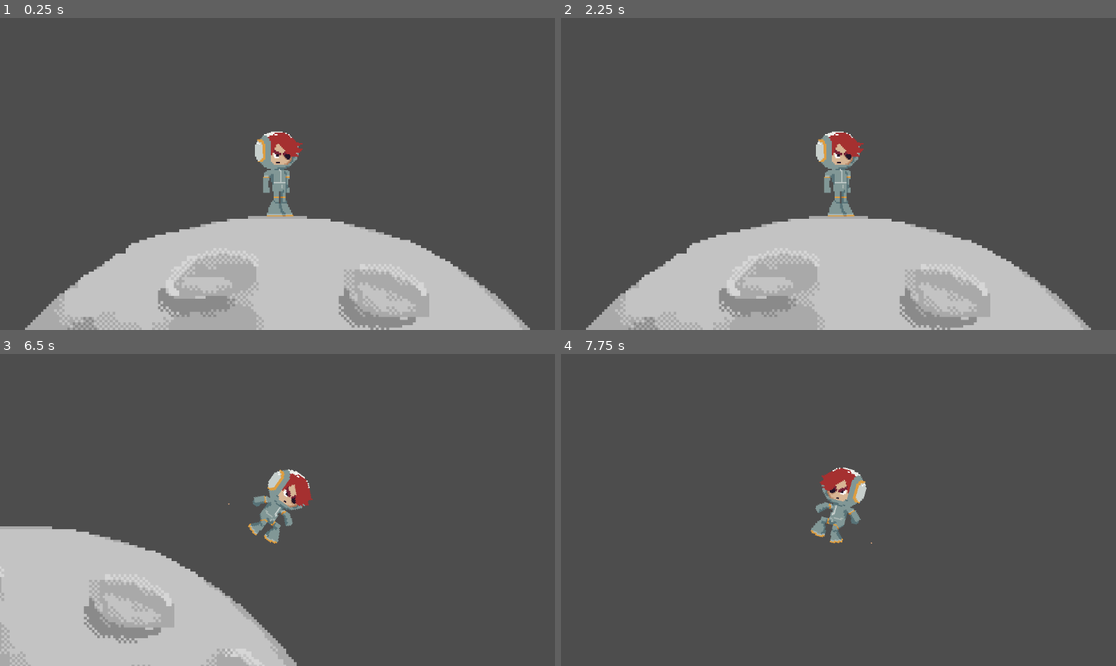
Above: before the commit, frames 1-4 (two rows, left to right).
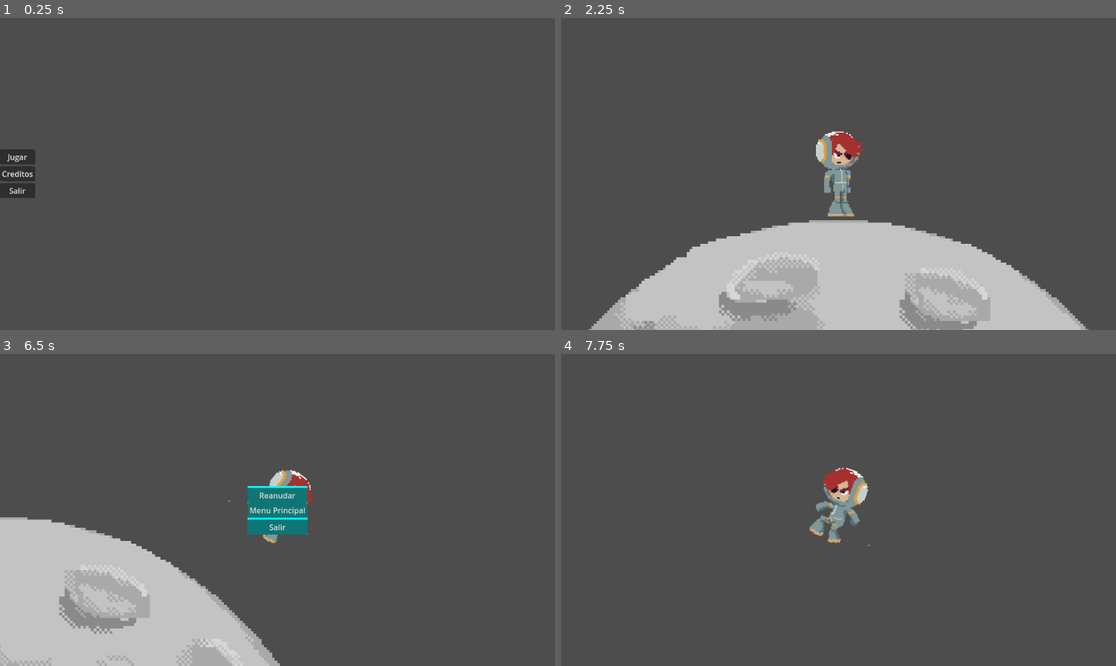
Above: after the commit, the same moments.

Repository: ezTomas/GMTK-GameJam
Game: Godot game, scene res://menu_principal.tscn
Same seed, same stepped clock (60 frames per second), same inputs: the game is played once before the commit and once after it. Before the commit the project starts from res://mundo.tscn.
Inputs (mouse positions are in pixels of both pictures, inside the frame that each line leads up to):
- Up to frame 1 (0.25 s): no input
- Up to frame 2 (2.25 s): click (577, 174) at 0.5 s, where only the run after the commit has a clickable "Creditos"; click (588, 24) at 1.25 s, where only the run after the commit has a clickable "M enu Principal"; click (577, 158) at 2 s, where only the run after the commit has a clickable "Jugar"
- Up to frame 3 (6.5 s): tap Enter (ui_accept) at 2.75, 3.02, 3.77, 5.27, 6.02 s; hold Right (ui_right) 2.78-3.53 s; hold Left (ui_left) 3.53-4.28 s; hold Right (ui_right) 4.28-5.78 s; hold Left (ui_left) from 5.78 s (still down); tap Escape (Escape, bound only after the commit) at 6.4 s
- Up to frame 4 (7.75 s): release Left (ui_left) at 6.5 s; click (838, 494) at 6.5 s, where only the run after the commit has a clickable "Reanudar"; hold Left (ui_left) from 7.28 s (still down); tap Enter (ui_accept) at 7.52 s

The runs differ from the first frame. In frame 1, 25% of the frame differs, in the area x 0-96%, y 36-100%; in frame 2, 3.6%; in frame 3, 6.3%; in frame 4, 0.6%.

Commit message:
interfaces

Diff:
--- a/gmtk-gamejam/Player.gd
+++ b/gmtk-gamejam/Player.gd
@@ -4,8 +4,13 @@
 @onready var ray_cast_2d: RayCast2D = $RayCast2D
 @onready var animated_sprite_2d: AnimatedSprite2D = $AnimatedSprite2D
 
+@onready var menupausa: CanvasLayer = $Pausa
+
+
 const SPEED = 50
 const JUMP_FORCE = -1500
+
+
 
 func _physics_process(delta: float) -> void:
 	var direccion = Input.get_axis("ui_left", "ui_right")
@@ -14,7 +19,6 @@
 
 	if _on_floor() and Input.is_action_just_pressed("ui_accept"):
 		force += JUMP_FORCE * planetaDireccion
-
 
 	if direccion:
 		lock_rotation = false
--- a/gmtk-gamejam/Player.tscn
+++ b/gmtk-gamejam/Player.tscn
@@ -1,7 +1,8 @@
-[gd_scene load_steps=11 format=3 uid="uid://ddb2htlgb567v"]
+[gd_scene load_steps=12 format=3 uid="uid://ddb2htlgb567v"]
 
 [ext_resource type="Script" uid="uid://3xw5xx6poe7t" path="res://Player.gd" id="1_kpjcp"]
 [ext_resource type="Texture2D" uid="uid://b3h0y22w3s200" path="res://Assets/loop_char.png" id="2_kne1u"]
+[ext_resource type="PackedScene" uid="uid://bwege8qxc6m6u" path="res://pausa.tscn" id="3_kne1u"]
 
 [sub_resource type="RectangleShape2D" id="RectangleShape2D_e80uo"]
 size = Vector2(64, 45)
@@ -83,3 +84,5 @@
 sprite_frames = SubResource("SpriteFrames_wi0c6")
 animation = &"Jump"
 flip_h = true
+
+[node name="Pausa" parent="." instance=ExtResource("3_kne1u")]
--- /dev/null
+++ b/gmtk-gamejam/creditos.gd
@@ -0,0 +1,7 @@
+extends Control
+
+
+
+
+func _on_button_pressed() -> void:
+	get_tree().change_scene_to_file("res://menu_principal.tscn")
--- /dev/null
+++ b/gmtk-gamejam/creditos.tscn
@@ -0,0 +1,52 @@
+[gd_scene load_steps=2 format=3 uid="uid://5bb4r5l1clk0"]
+
+[ext_resource type="Script" uid="uid://4p5jpckqclh8" path="res://creditos.gd" id="1_ilafw"]
+
+[node name="Creditos" type="Control"]
+process_mode = 3
+layout_mode = 3
+anchors_preset = 15
+anchor_right = 1.0
+anchor_bottom = 1.0
+grow_horizontal = 2
+grow_vertical = 2
+script = ExtResource("1_ilafw")
+
+[node name="VBoxContainer" type="VBoxContainer" parent="."]
+layout_mode = 1
+anchors_preset = 8
+anchor_left = 0.5
+anchor_top = 0.5
+anchor_right = 0.5
+anchor_bottom = 0.5
+offset_left = -20.0
+offset_top = -20.0
+offset_right = 20.0
+offset_bottom = 20.0
+grow_horizontal = 2
+grow_vertical = 2
+
+[node name="Label" type="Label" parent="VBoxContainer"]
+layout_mode = 2
+text = "Juego hecho por:
+Enzo Tomas.
+y
+Sergio."
+
+[node name="Label2" type="Label" parent="VBoxContainer"]
+layout_mode = 2
+text = "Realizado para la Jam
+GMTK 2025"
+
+[node name="VBoxContainer2" type="VBoxContainer" parent="."]
+layout_mode = 1
+offset_right = 166.0
+offset_bottom = 8.0
+
+[node name="Button" type="Button" parent="VBoxContainer2"]
+layout_mode = 2
+size_flags_horizontal = 0
+text = "M	enu Principal
+"
+
+[connection signal="pressed" from="VBoxContainer2/Button" to="." method="_on_button_pressed"]
--- /dev/null
+++ b/gmtk-gamejam/menu_principal.gd
@@ -0,0 +1,13 @@
+extends Control
+
+func _ready() -> void:
+	get_tree().paused = false
+
+func _on_jugar_pressed() -> void:
+	get_tree().change_scene_to_file("res://mundo.tscn")
+
+func _on_creditos_pressed() -> void:
+	get_tree().change_scene_to_file("res://creditos.tscn")
+
+func _on_salir_pressed() -> void:
+	get_tree().quit()
--- /dev/null
+++ b/gmtk-gamejam/menu_principal.tscn
@@ -0,0 +1,44 @@
+[gd_scene load_steps=2 format=3 uid="uid://cjlgw05kspl0l"]
+
+[ext_resource type="Script" uid="uid://vubq2w1fleab" path="res://menu_principal.gd" id="1_bj1uy"]
+
+[node name="Menu principal" type="Control"]
+process_mode = 3
+layout_mode = 3
+anchors_preset = 15
+anchor_right = 1.0
+anchor_bottom = 1.0
+grow_horizontal = 2
+grow_vertical = 2
+script = ExtResource("1_bj1uy")
+
+[node name="VBoxContainer" type="VBoxContainer" parent="."]
+layout_mode = 1
+anchors_preset = 9
+anchor_bottom = 1.0
+grow_vertical = 2
+
+[node name="VBoxContainer" type="VBoxContainer" parent="VBoxContainer"]
+layout_mode = 2
+size_flags_vertical = 6
+
+[node name="Jugar" type="Button" parent="VBoxContainer/VBoxContainer"]
+layout_mode = 2
+size_flags_vertical = 6
+text = "Jugar
+"
+
+[node name="Creditos" type="Button" parent="VBoxContainer/VBoxContainer"]
+layout_mode = 2
+size_flags_horizontal = 0
+size_flags_vertical = 6
+text = "Creditos"
+
+[node name="Salir" type="Button" parent="VBoxContainer/VBoxContainer"]
+layout_mode = 2
+text = "Salir
+"
+
+[connection signal="pressed" from="VBoxContainer/VBoxContainer/Jugar" to="." method="_on_jugar_pressed"]
+[connection signal="pressed" from="VBoxContainer/VBoxContainer/Creditos" to="." method="_on_creditos_pressed"]
+[connection signal="pressed" from="VBoxContainer/VBoxContainer/Salir" to="." method="_on_salir_pressed"]
--- /dev/null
+++ b/gmtk-gamejam/pausa.gd
@@ -0,0 +1,28 @@
+extends CanvasLayer
+
+@onready var menupausa: Node2D = $Menu
+# Called when the node enters the scene tree for the first time.
+
+
+func _ready() -> void:
+	menupausa.visible = false
+
+
+func _process(delta: float) -> void:
+	pausa()
+
+func pausa():
+	if Input.is_action_pressed("Escape"):
+		get_tree().paused = true
+		menupausa.visible = get_tree().paused
+
+func _on_reanudar_pressed() -> void:
+	get_tree().paused = false
+	menupausa.visible = get_tree().paused
+
+func _on_menu_principal_pressed() -> void:
+	get_tree().change_scene_to_file("res://menu_principal.tscn")
+
+
+func _on_salir_pressed() -> void:
+	get_tree().quit()
--- /dev/null
+++ b/gmtk-gamejam/pausa.tscn
@@ -0,0 +1,56 @@
+[gd_scene load_steps=2 format=3 uid="uid://bwege8qxc6m6u"]
+
+[ext_resource type="Script" uid="uid://qrsn2yn11fm" path="res://pausa.gd" id="1_wk6u8"]
+
+[node name="Pausa" type="CanvasLayer"]
+process_mode = 3
+script = ExtResource("1_wk6u8")
+
+[node name="Menu" type="Node2D" parent="."]
+
+[node name="VBoxContainer" type="VBoxContainer" parent="Menu"]
+layout_direction = 2
+anchors_preset = 8
+anchor_left = 0.5
+anchor_top = 0.5
+anchor_right = 0.5
+anchor_bottom = 0.5
+offset_left = 514.0
+offset_top = 273.5
+offset_right = 638.0
+offset_bottom = 374.5
+grow_horizontal = 2
+grow_vertical = 2
+alignment = 1
+
+[node name="ColorRect" type="ColorRect" parent="Menu/VBoxContainer"]
+layout_mode = 2
+size_flags_vertical = 3
+color = Color(0, 1, 1, 1)
+
+[node name="Reanudar" type="Button" parent="Menu/VBoxContainer/ColorRect"]
+layout_mode = 2
+offset_top = 4.0
+offset_right = 124.0
+offset_bottom = 35.0
+text = "Reanudar"
+
+[node name="Menu Principal" type="Button" parent="Menu/VBoxContainer/ColorRect"]
+layout_mode = 2
+offset_top = 35.0
+offset_right = 124.0
+offset_bottom = 66.0
+text = "Menu Principal
+"
+
+[node name="Salir" type="Button" parent="Menu/VBoxContainer/ColorRect"]
+layout_mode = 2
+offset_top = 70.0
+offset_right = 124.0
+offset_bottom = 101.0
+text = "Salir
+"
+
+[connection signal="pressed" from="Menu/VBoxContainer/ColorRect/Reanudar" to="." method="_on_reanudar_pressed"]
+[connection signal="pressed" from="Menu/VBoxContainer/ColorRect/Menu Principal" to="." method="_on_menu_principal_pressed"]
+[connection signal="pressed" from="Menu/VBoxContainer/ColorRect/Salir" to="." method="_on_salir_pressed"]
--- a/gmtk-gamejam/project.godot
+++ b/gmtk-gamejam/project.godot
@@ -11,9 +11,17 @@
 [application]
 
 config/name="GMTK-GameJam"
-run/main_scene="uid://bqfaxhl8nwo1p"
+run/main_scene="uid://cjlgw05kspl0l"
 config/features=PackedStringArray("4.4", "Forward Plus")
 config/icon="res://icon.svg"
+
+[input]
+
+Escape={
+"deadzone": 0.2,
+"events": [Object(InputEventKey,"resource_local_to_scene":false,"resource_name":"","device":-1,"window_id":0,"alt_pressed":false,"shift_pressed":false,"ctrl_pressed":false,"meta_pressed":false,"pressed":false,"keycode":0,"physical_keycode":4194305,"key_label":0,"unicode":0,"location":0,"echo":false,"script":null)
+]
+}
 
 [rendering]
 
Not shown, added: gmtk-gamejam/creditos.gd.uid
Not shown, added: gmtk-gamejam/menu_principal.gd.uid
Not shown, added: gmtk-gamejam/pausa.gd.uid
